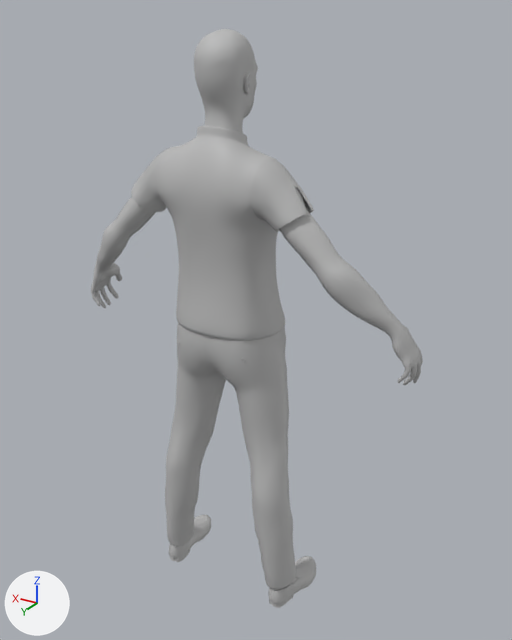
The FBX model Assets/Models/mr_sun_m_anthony/mr_sun_m_anthony.fbx, before and after one commit.
One viewpoint serves both versions: a 50 mm lens placed at (-1.099, 1.661, 1.852), pointed at (-0.046, -0.095, 0.974). The axes (+X, +Y, +Z) are drawn at lower left. The lights are the same throughout. Where no turn or scale is listed for an object, it has been applied to the vertices.

Objects in the first picture: 'body', 'pants3', 'shirt3', 'shose'.
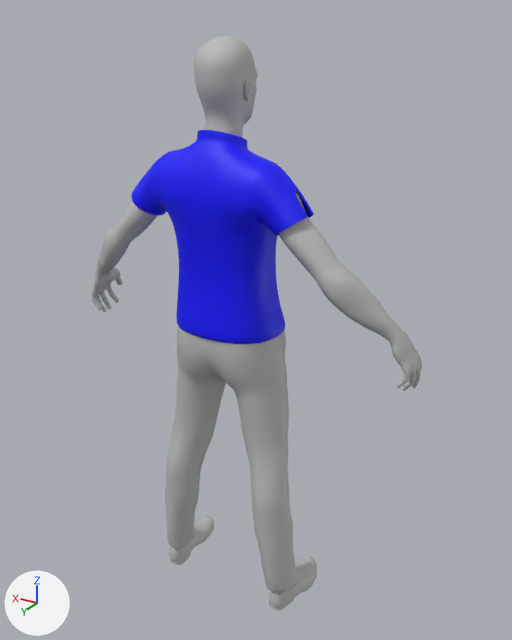
Pixel boxes [x1, y1, x2, y2] of what changed, in the pictures (512 x 640 px):
'shirt3', recoloured, mesh moved (grey to blue)
    before: [131, 126, 314, 341]
    after: [131, 130, 314, 344]
'body', mesh moved
    before: [91, 29, 423, 591]
    after: [91, 36, 422, 594]
'shose', reshaped
    before: [169, 515, 316, 608]
    after: [170, 516, 317, 611]
part 2 of me_mesh_001, rebuilt
    before: [169, 515, 211, 562]
    after: [170, 516, 214, 565]
part 3 of me_mesh_001, rebuilt
    before: [268, 556, 316, 608]
    after: [269, 557, 317, 611]

The edits, one by one:
Material 'phong6' (mat_phong6) is new.
Its base color is (0.0, 0.0, 1.0) (blue #0000ff).
Its roughness is 0.553.
me_mesh_001 is used by ob_shose; location (0.0, 0.0, 0.0).
me_mesh_001 had 836 vertices, 806 faces and spanned x -0.274..0.274, y -0.183..0.074, z 0.018..0.107.
me_mesh_001 now has 836 vertices, 806 faces and spans x -0.274..0.274, y -0.197..0.071, z 0.001..0.091.
me_mesh_001 part 2: the loose piece of 418 vertices spanning x 0.181..0.274, y -0.183..0.074, z 0.018..0.107 is rebuilt with 418 vertices and now spans x 0.181..0.274, y -0.197..0.071, z 0.001..0.091.
me_mesh_001 part 3: the loose piece of 418 vertices spanning x -0.274..-0.181, y -0.183..0.074, z 0.018..0.107 is rebuilt with 418 vertices and now spans x -0.274..-0.181, y -0.197..0.071, z 0.001..0.091.
me_mesh_003 has 4072 vertices, 3999 faces and spans x -0.288..0.288, y -0.155..0.126, z 0.978..1.582.
me_mesh_003 is used by ob_shirt3; location (0.0, 0.0, 0.0).
me_mesh_003 no longer uses material mat_phong2 (grey #bcbcbc).
me_mesh_003 part 4: the whole mesh is moved by (0.0, 0.0, -0.011).
me_mesh_003 now uses material mat_phong6 (blue #0000ff).
me_mesh has 16224 vertices, 16220 faces and spans x -0.59..0.59, y -0.17..0.12, z 0.02..1.82.
me_mesh is used by ob_body; location (0.0, 0.0, 0.0).
me_mesh part 1: the whole mesh is moved by (0.0, 0.0, -0.02).
